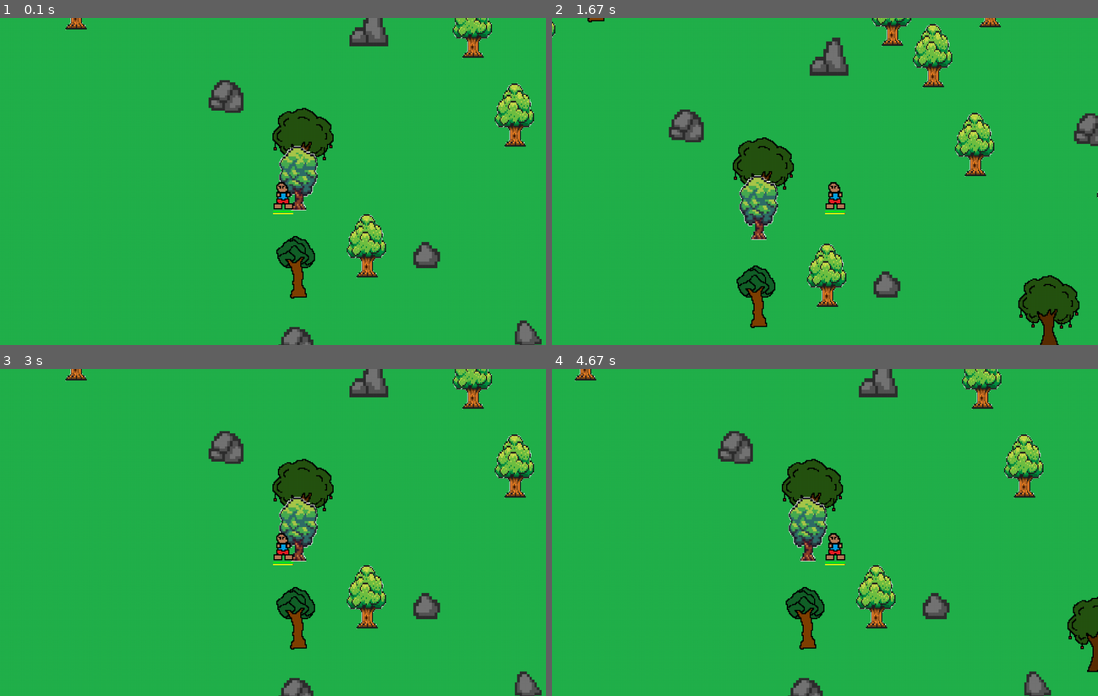
Above: before the commit, frames 1-4 (two rows, left to right).
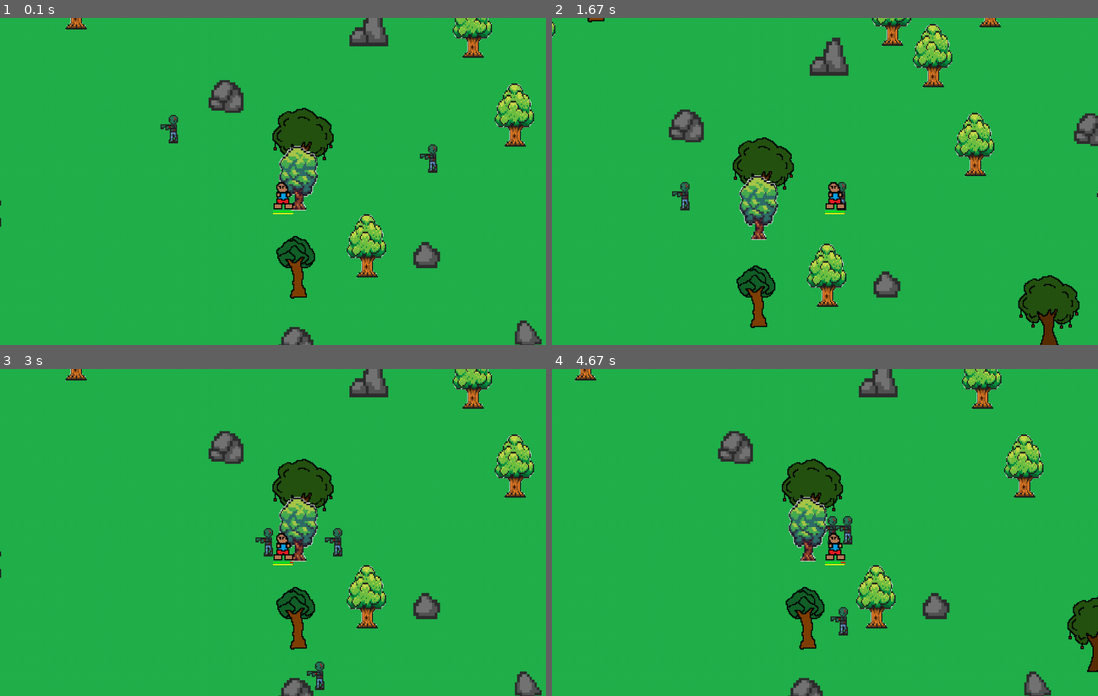
Above: after the commit, the same moments.

Repository: Manan-200/Python
Game: pygame game, started from Games/Indie_game/indie_game.py
Same seed, same stepped clock (60 frames per second), same inputs: the game is played once before the commit and once after it.
Inputs:
- Up to frame 1 (0.1 s): no input
- Up to frame 2 (1.67 s): hold D 0.33-0.8 s; hold W 0.83-1.13 s; hold D 1.17-1.63 s
- Up to frame 3 (3 s): hold A 1.67-2.2 s; hold S 2.23-2.53 s; hold A 2.57-2.97 s
- Up to frame 4 (4.67 s): hold W 3-3.37 s; hold D 3.4-4.03 s; hold S 4.07-4.43 s; hold A from 4.47 s (still down)

The runs differ from the first frame. In frame 1, 0.3% of the frame differs, in the area x 0-81%, y 29-64%; in frame 2, 0.2%; in frame 3, 0.5%, in the area x 0-63%, y 48-99%; in frame 4, 0.4%.

Commit message:
Added zombie

Diff:
--- a/Games/Indie_game/indie_game.py
+++ b/Games/Indie_game/indie_game.py
@@ -12,7 +12,7 @@
 fps = 60
 rock_w, rock_h = 50, 50
 tree_w, tree_h = 75, 120
-rock_list, tree_list = [], []
+rock_list, tree_list, zombie_list = [], [], []
 all_items_dict = {"rock": 0, "wood": 0, "food": 0}
 inventory_dict = {}
 drop_list = []
@@ -22,6 +22,7 @@
 spawn_cycle = 1
 hunger_reduction = 0.01
 clock = pygame.time.Clock()
+o1, o2, o3, o4 = False, False, False, False
 
 #Fonts
 inventory_font = pygame.font.SysFont("calibri", 11)
@@ -33,6 +34,9 @@
 
 #Player image
 player_img = pygame.transform.scale(pygame.image.load(os.path.join("assets", "player_img.png")) , (25 * 1.5, 136/4 * 1.5))
+
+#Zombie image
+zombie_img = pygame.transform.scale(pygame.image.load(os.path.join("assets", "zombie_img.png")), (161 * 25*1.5/161, 239 * 25*1.5/161))
 
 #Background image
 bg_img = pygame.transform.scale(pygame.image.load(os.path.join("assets", "bg_img.png")), (width + 2*(-bg_x), height + 2*(-bg_y)))
@@ -84,8 +88,22 @@
 
 player_img.set_colorkey((255, 255, 255))
 
+zombie_img.set_colorkey((255, 255, 255))
+
 inventory_wood_img.set_colorkey((255, 255, 255))
 inventory_rock_img.set_colorkey((255, 255, 255))
+
+def handle_collisions(obj1, obj2):
+    offset_x = obj2.x - obj1.x
+    offset_y = obj2.y - obj1.y
+    if obj1.mask.overlap(obj2.mask, (offset_x, offset_y)):
+        return True
+
+def get_distance(x2, y2, x1, y1):
+    a = x2 - x1
+    b = y2 - y1
+    c = (a**2 + b**2)**0.5
+    return c
 
 #Player object
 class Player:
@@ -110,6 +128,29 @@
         pygame.draw.rect(win, (255, 255, 0), self.hungerRect_2) #Drawing hunger bar
         pygame.draw.rect(win, (255, 0, 0), self.healthRect_1)
         pygame.draw.rect(win, (0, 255, 0), self.healthRect_2) #Drawing health bar
+
+#Zombie object
+class Zombie:
+    def __init__(self):
+        self.x = random.randrange(1, bg_img.get_width() - 50)
+        self.y = random.randrange(1, bg_img.get_height() - 50)
+        self.img = zombie_img
+        self.w = self.img.get_width()
+        self.h = self.img.get_height()
+        self.mask = pygame.mask.from_surface(self.img)
+        self.health = 100
+    def draw(self):
+        self.Rect = pygame.Rect(self.x + bg_x, self.y + bg_y, self.w, self.h)
+        win.blit(self.img, (self.Rect.x, self.Rect.y)) #Drawing zombie
+    def move(self, player):
+        if self.Rect.x < player.x:
+            self.x += 1
+        if self.Rect.y < player.y:
+            self.y += 1
+        if self.Rect.x > player.x:
+            self.x -= 1
+        if self.Rect.y > player.y:
+            self.y -= 1
 
 #Rock object
 class Rock:
@@ -157,21 +198,8 @@
     def draw(self):
         win.blit(self.img, (bg_x + self.x, bg_y + self.y))
 
-def handle_collisions(obj1, obj2):
-    offset_x = obj2.x - obj1.x
-    offset_y = obj2.y - obj1.y
-    if obj1.mask.overlap(obj2.mask, (offset_x, offset_y)):
-        return True
-
-def get_distance(x2, y2, x1, y1):
-    a = x2 - x1
-    b = y2 - y1
-    c = (a**2 + b**2)**0.5
-    return c
-
 #Creating player object
 player = Player(width/2, height/2)
-
 
 """
 MAIN LOOP
@@ -196,16 +224,16 @@
     keys = pygame.key.get_pressed()
     if inventory_state == False:
         #Basic movements
-        if keys[pygame.K_a] and player.x > bg_x:
+        if keys[pygame.K_a] and player.x > bg_x and o1 == False:
             bg_x += player_vel
             player.hunger -= hunger_reduction
-        if keys[pygame.K_d] and player.x + player.h < bg_x + bg_img.get_width():
+        if keys[pygame.K_d] and player.x + player.h < bg_x + bg_img.get_width() and o2 == False:
             bg_x -= player_vel
             player.hunger -= hunger_reduction
-        if keys[pygame.K_w] and player.y > bg_y:
+        if keys[pygame.K_w] and player.y > bg_y and o3 == False:
             bg_y += player_vel
             player.hunger -= hunger_reduction
-        if keys[pygame.K_s] and player.y + player.h < bg_y + bg_img.get_height():
+        if keys[pygame.K_s] and player.y + player.h < bg_y + bg_img.get_height() and o4 == False:
             bg_y -= player_vel
             player.hunger -= hunger_reduction
         #Increasing speed of player if ctrl is pressed
@@ -241,15 +269,39 @@
         if all_items_dict[item] > 0:
             inventory_dict[item] = all_items_dict[item]
 
-    #Creating rock and tree objects
-    while len(rock_list) != 25 and len(tree_list) != 25 and spawn_cycle == 1:
+    #Creating zombie, rock and tree objects
+    while len(rock_list) != 25 and spawn_cycle == 1:
         rock = Rock()
+        rock_list.append(rock)
+    while len(tree_list) != 25 and spawn_cycle == 1:
         tree = Tree()
-        rock_list.append(rock)
         tree_list.append(tree)
+    while len(zombie_list) != 10 and spawn_cycle == 1:
+        zombie = Zombie()
+        zombie_list.append(zombie)
 
     #Getting postion of mouse
     mouse_pos = pygame.mouse.get_pos()
+
+    #Resetting obstacle states
+    o1, o2, o3, o4 = False, False, False, False
+
+    #Handling zombies
+    for zombie in zombie_list:
+        #Drawing zombie
+        zombie.draw()
+        #Moving zombie if its disyance from player is smaller than 200
+        if get_distance(player.x, player.y, zombie.Rect.x, zombie.Rect.y) < width/2:
+            zombie.move(player)
+        #Reducing player's health if zombie is touching player per second
+        if get_distance(player.x, player.y, zombie.Rect.x, zombie.Rect.y) < 50 and main_counter % fps == 0:
+            player.health -= random.randrange(1, 10)
+        #Reducing zombie's health if mouse is clicked on zombie
+        if zombie.Rect.collidepoint(mouse_pos) and get_distance(player.x, player.y, zombie.Rect.x, zombie.Rect.y) < 70 and main_counter % fps == 0:
+            zombie.health -= random.randrange(30, 50)
+        #Removing zombie if its health is 0
+        if zombie.health <= 0:
+            zombie_list.remove(zombie)
 
     #Handling rocks
     for rock in rock_list:
Binary file added: Games/Indie_game/assets/zombie_img.png
